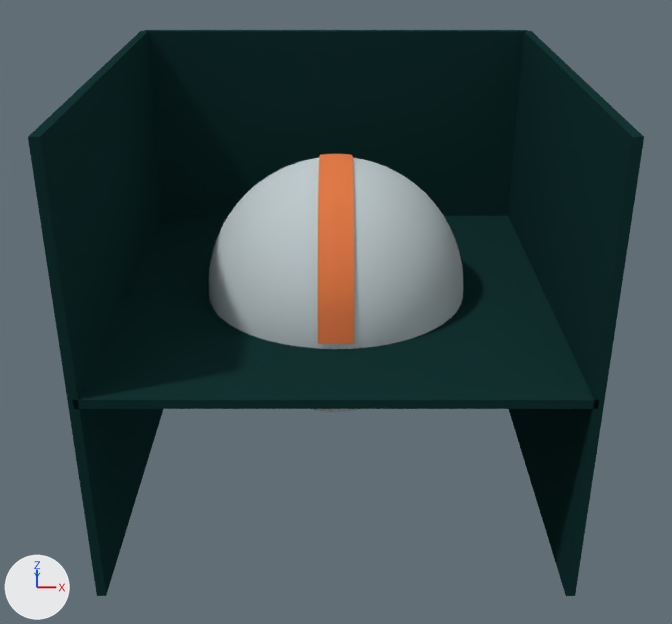
A saved change to the Blender file demos/atlas/chain.blend.
The view is the same before and after, from a 50 mm lens placed at (0.0, -20.12, 9.29), pointed at (0.0, -0.25, -0.6). Lighting does not change. The marker at lower left points along +X, +Y and +Z.
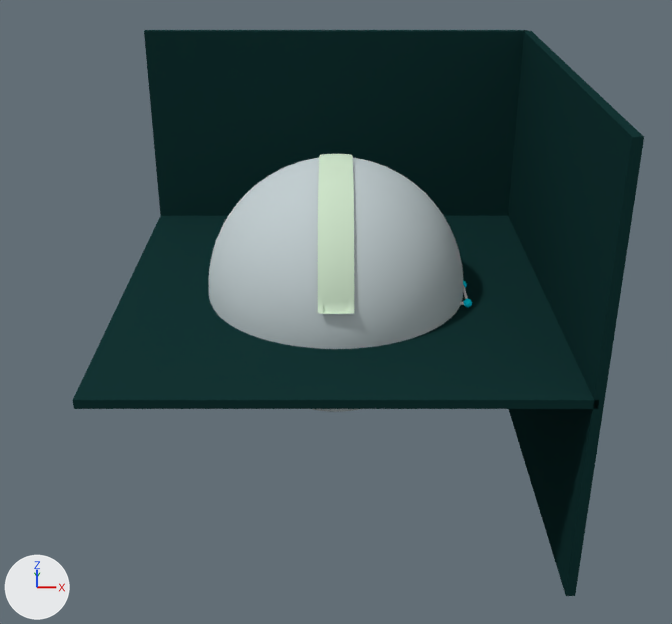
Changed parts and their boxes [x1, y1, x2, y2] in the pictures (672 x 624 px):
'Cube.003', recoloured, reshaped, moved, rescaled
    before: [28, 31, 164, 596]
    after: [463, 285, 468, 299]
'Grid', recoloured, reshaped (orange to white, 16% shorter)
    before: [318, 154, 354, 344]
    after: [318, 154, 354, 314]
'Node4', added
    after: [464, 299, 472, 307]

The change, as a list of edits to the scene's bpy script:
```text
Change mat_obstacle:
    mat_obstacle.base_color: (0.8, 0.206, 0.0688) -> (0.637, 0.8, 0.609)  # orange #e77d4a -> white #d1e7cd
Add mat_link:
    mat_link = diffuse_material('Link')
    mat_link.base_color = (0.8, 0.8, 0.8)  # white #e7e7e7
Add mat_node:
    mat_node = diffuse_material('Node')
    mat_node.base_color = (0.0, 0.757, 1.0)  # cyan #00e2ff
Change me_grid:
    used by ob_grid; location = (0.0, 0.0, 0.0)
    remove me_grid.from_pydata(...)  # 1024 vertices, 945 faces; spans x -0.38..0.38, y -3.05..3.05, z 0.05..3.05
    add me_grid.from_pydata(...)  # 4096 vertices, 3937 faces; spans x -0.38..0.38, y -3.05..3.05, z -0.1..3.05
    me_grid part 1: 14 vertices moved within x -0.38..0.38, y -2.86..2.86, z 1.09..2.04; 1000 vertices removed from x -0.38..0.38, y -3.05..3.05, z 0.05..3.05; 4072 vertices added at x -0.38..0.38, y -3.05..3.05, z -0.1..3.05
Add me_cube_007:
    me_cube_007.from_pydata(...)  # a box spanning x -1.0..1.0, y -1.0..1.0, z -1.0..1.0
    me_cube_007.materials.append(mat_link)  # white #e7e7e7
Add me_sphere_005:
    me_sphere_005.from_pydata(...)  # a UV sphere (32 segments, 16 rings, poles along z) spanning x -1.0..1.0, y -1.0..1.0, z -1.0..1.0
    me_sphere_005.polygons.foreach_set('use_smooth', [True] * 512)
    me_sphere_005.materials.append(mat_node)  # cyan #00e2ff
Change ob_cube_003:
    ob_cube_003: bpy.data.objects.new('Cube.003', me_cube_003) -> bpy.data.objects.new('Cube.003', me_cube_007)
    ob_cube_003.location: (-5.0, 0.0, 0.0) -> (3.0, -0.5, 0.0)
    ob_cube_003.scale: (0.1, 5.0, 5.0) -> (0.025, 0.5, 0.025)
Add ob_node4:
    ob_node4 = bpy.data.objects.new('Node4', me_sphere_005)
    ob_node4.location = (3.0, -1.0, 0.0)
    ob_node4.scale = (0.1, 0.1, 0.1)
```
